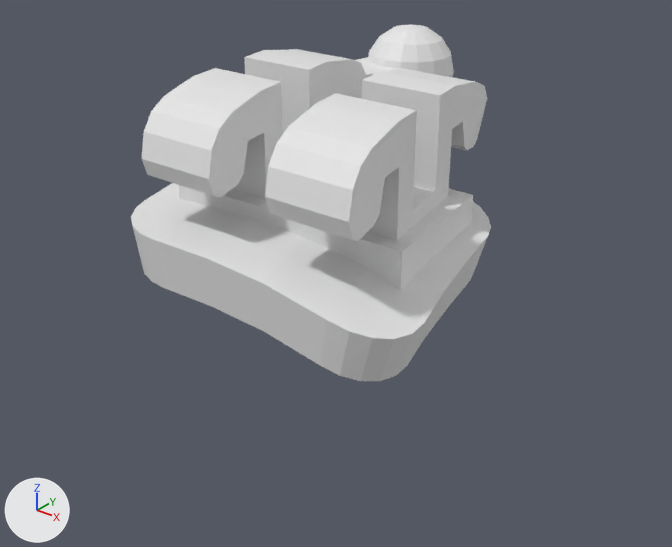
Before and after pictures for a commit that changed the Blender file data/odc_bracket_library.blend.
Camera for both pictures: a 50 mm lens placed at (6.36, -7.66, 4.49), pointed at (0.22, 0.01, -0.27). Arrows for +X, +Y and +Z are at lower left; the lights stay in place.

The first picture shows 'UR3_tip11_tq0'.
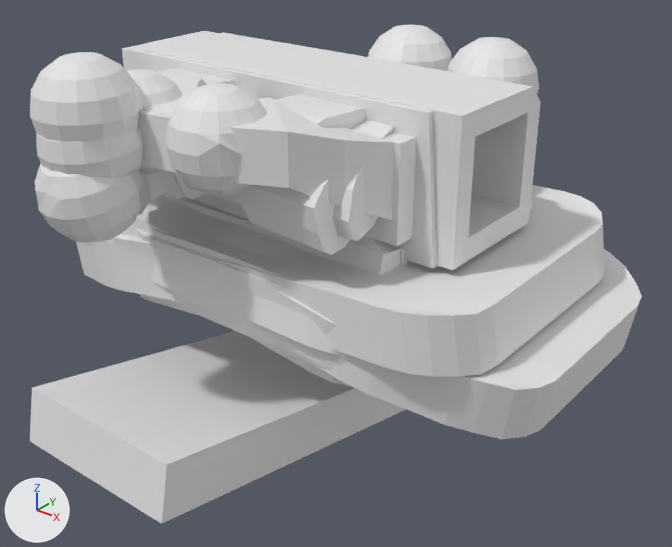
Location of each change, [x1, y1, x2, y2] in pixels of the pictures (672 x 547 px):
'LR6_7doffset', shown
    after: [76, 31, 605, 377]
'LL6_7dofset', shown
    after: [88, 32, 642, 439]
'Base_Torque_Reference', shown
    after: [30, 331, 406, 524]
'LR3_tip4_tq-6', shown
    after: [30, 52, 366, 253]
'UR1_tip5_tq12', shown
    after: [173, 172, 403, 350]
'LR3_tip4_tq6', shown
    after: [35, 164, 350, 386]
'UL3_tip11_tq0', shown
    after: [109, 37, 539, 334]
'UR2_tip9_tq10', shown
    after: [147, 228, 341, 355]
'LR3_tip4_tq0', shown
    after: [36, 127, 327, 373]
'UR3_tip11_tq0', unchanged, covered by the edit
    before: [131, 25, 491, 381]
    after: [135, 25, 452, 370]

What the commit changed:
Object 'LR6_7doffset' (ob_lr6_7doffset) is now shown.
Object 'Base_Torque_Reference' (ob_base_torque_reference) is now shown.
Object 'UR2_tip9_tq10' (ob_ur2_tip9_tq10) is now shown.
Object 'UR1_tip5_tq12' (ob_ur1_tip5_tq12) is now shown.
Object 'LR3_tip4_tq6' (ob_lr3_tip4_tq6) is now shown.
Object 'LR3_tip4_tq-6' (ob_lr3_tip4_tq_6) is now shown.
Object 'LR3_tip4_tq0' (ob_lr3_tip4_tq0) is now shown.
Object 'UL3_tip11_tq0' (ob_ul3_tip11_tq0) is now shown.
Object 'LL6_7dofset' (ob_ll6_7dofset) is now shown.
